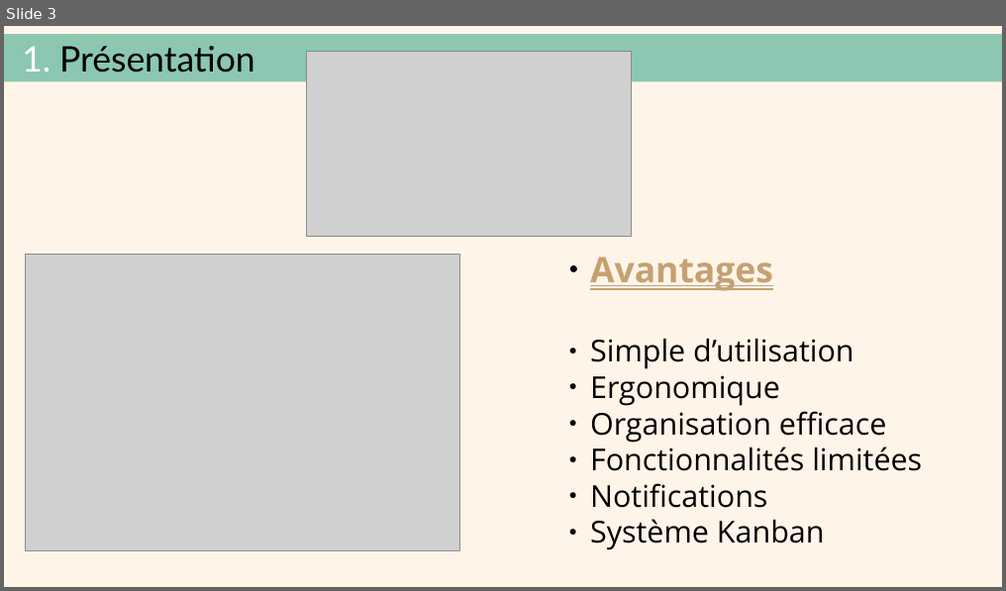
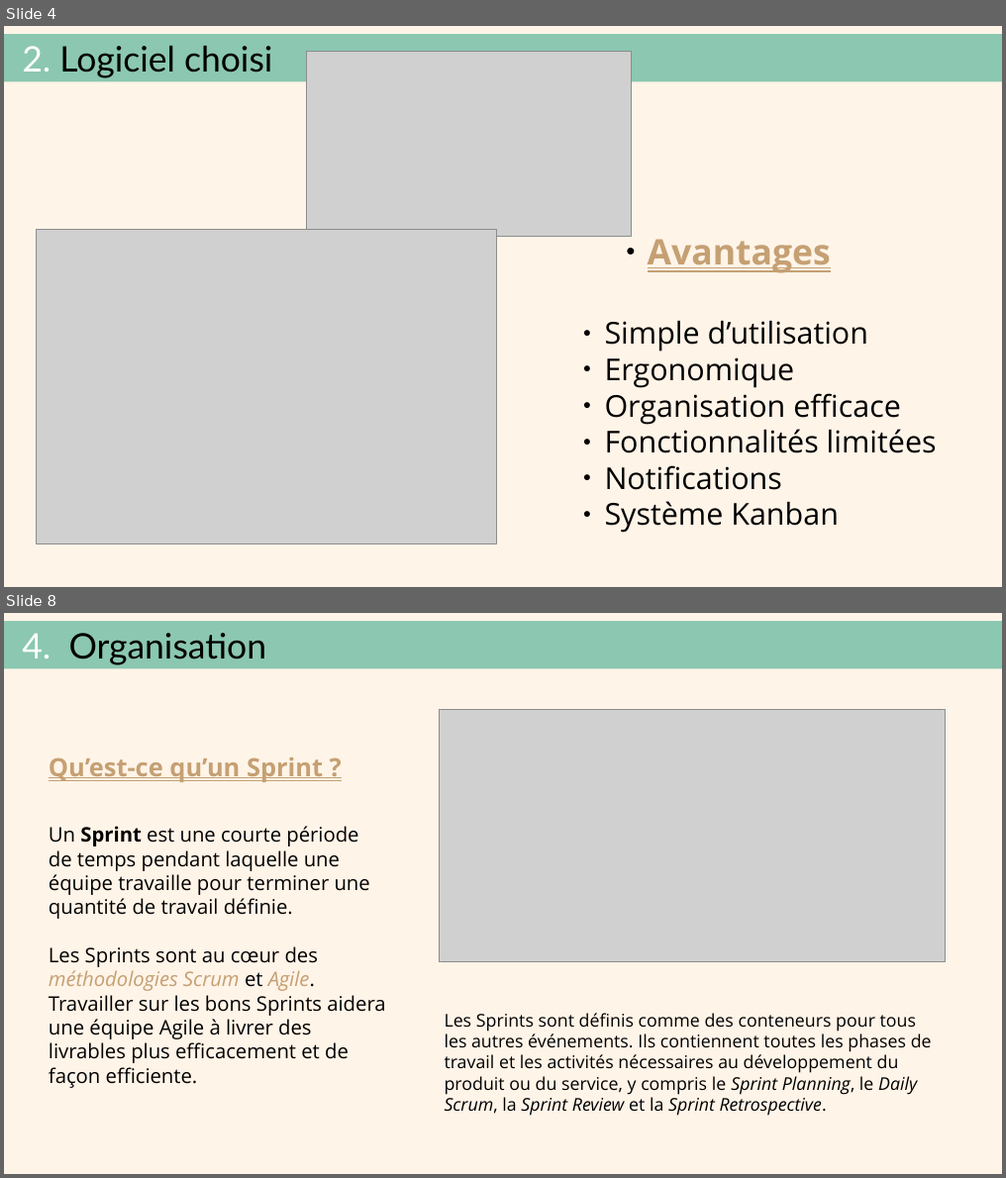
Before and after one commit to AudreyYuedra/MenuMaker-Qwenta_OC_P7, a slide deck: PPT Trello_Kanban.odp. Shown one above the other, each under a label of ours: slide 3 before the commit, slides 4 and 8 after it; the slides between them are not shown. The pictures are 1006x591 and 1006x1178 pixels, drawn with LibreOffice and Linux fonts; fonts in the diff are those of the drawing; grey boxes stand for pictures. Boxes give left, top, right and bottom in pixels: in the first picture for what was removed or moved away, otherwise in the second. Text is boxed around its words. In the diff, an @@ line names an element or a change of style, - is before the commit and + after.

Commit message:
Finition PPT Kanban + PDF

```diff
--- a/PPT Trello_Kanban.odp
+++ b/PPT Trello_Kanban.odp
@@ slide 8 added at <box>4,613,1002,1174</box>, background #FFF4E8 @@
@@ title added at <box>4,621,1002,669</box>, fill #8BC7B1, 28 pt, text #000000 @@
+4. Organisation
@@ picture added at <box>440,710,944,962</box> @@
@@ text added at <box>49,758,385,1088</box>, 16 pt, text #000000 @@
+Qu’est-ce qu’un Sprint ?
+Un Sprint est une courte période de temps pendant laquelle une équipe travaille pour terminer une quantité de travail définie.
+Les Sprints sont au cœur des méthodologies Scrum et Agile.
+Travailler sur les bons Sprints aidera une équipe Agile à livrer des livrables plus efficacement et de façon efficiente.
@@ text added at <box>445,1013,932,1116</box>, 14 pt, text #000000 @@
+Les Sprints sont définis comme des conteneurs pour tous les autres événements. Ils contiennent toutes les phases de travail et les activités nécessaires au développement du produit ou du service, y compris le Sprint Planning, le Daily Scrum, la Sprint Review et la Sprint Retrospective.
@@ what was slide 3 is now slide 4 @@
@@ slide 4 changed as well @@
@@ title at <box>22,46,272,78</box>: text changed @@
-1. Présentation
+2. Logiciel choisi
@@ picture: place and size @@
-picture at <box>26,255,460,552</box>
+picture at <box>36,229,497,544</box>
@@ text "Avantages": place and size @@
-text "Avantages" at <box>590,257,922,551</box>
+text "Avantages" at <box>605,239,937,533</box>
@@ text at <box>648,239,831,274</box>: list level 1 to 3 in "Avantages" @@
```
Also in this commit, not shown: 5 other slides changed, 4 other slides added, 2 slides removed, 1 other file.
